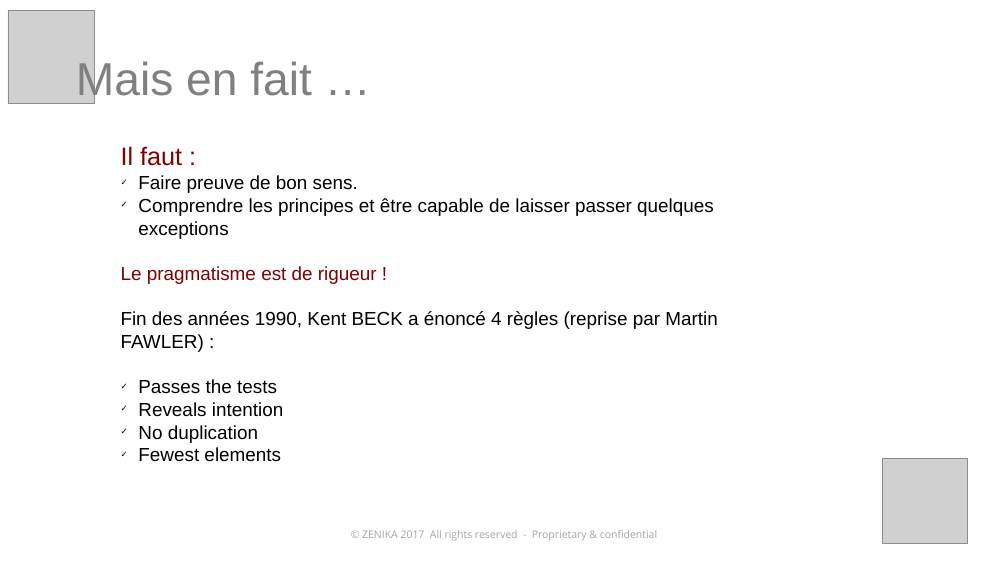
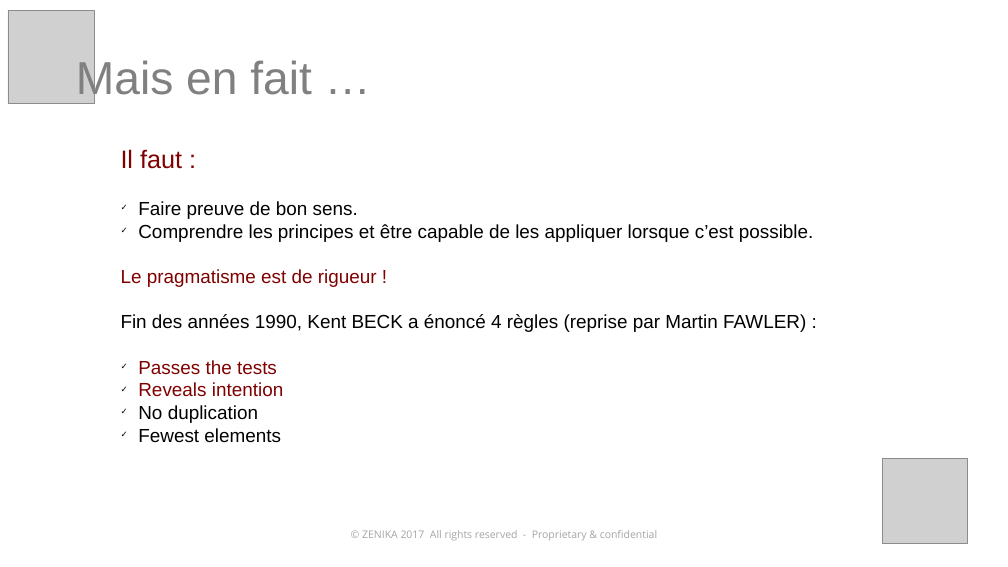
Before and after one commit to kronann/solid-dinosaur, a slide deck: slide 17 of solid-workshop.pptx (slide 16 before the commit). Drawn at 1008x567 pixels with LibreOffice and Linux fonts; fonts in the diff are those of the drawing; grey boxes stand for pictures. Boxes give left, top, right and bottom in pixels: in the first picture for what was removed or moved away, otherwise in the second. Text is boxed around its words. In the diff, an @@ line names an element or a change of style, - is before the commit and + after.

```diff
--- a/solid-workshop.pptx
+++ b/solid-workshop.pptx
@@ text at [138,224,814,242]: text changed @@
-✓ Comprendre les principes et être capable de laisser passer quelques exceptions
+✓ Comprendre les principes et être capable de les appliquer lorsque c’est possible.
@@ text at [138,360,283,397]: text colour #000000 to #800000 in "Passes the tests", "Reveals intention" @@
```
Also in this commit, not shown: 10 other slides changed, 5 slides added, 3 slides removed.
